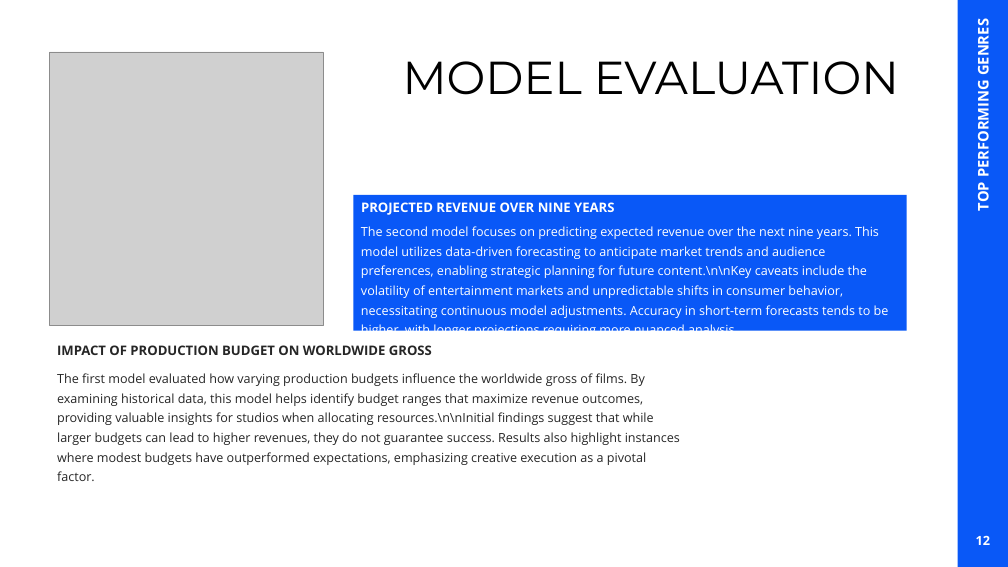
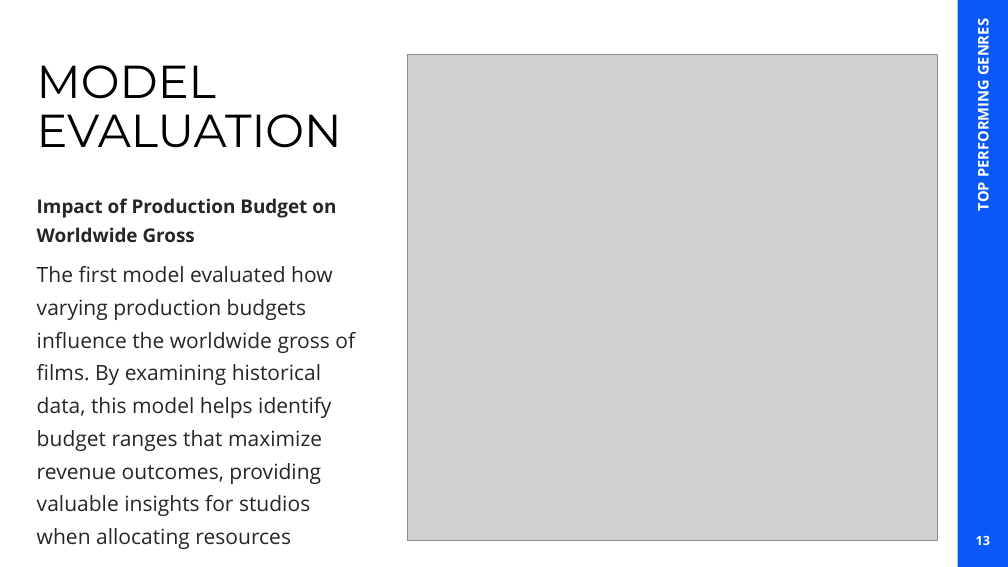
Before and after one commit to mikabenson/PHASE2_PROJECT-inferential-statistics-, a slide deck: slide 13 of Phase 2 Project_Group 5.pptx (slide 12 before the commit). Drawn at 1008x567 pixels with LibreOffice and Linux fonts; fonts in the diff are those of the drawing; grey boxes stand for pictures. Boxes give left, top, right and bottom in pixels: in the first picture for what was removed or moved away, otherwise in the second. Text is boxed around its words. In the diff, an @@ line names an element or a change of style, - is before the commit and + after.

```diff
--- a/Phase 2 Project_Group 5.pptx
+++ b/Phase 2 Project_Group 5.pptx
@@ title "MODEL EVALUATION": place and size @@
-title "MODEL EVALUATION" at (403,61,899,95)
+title "MODEL EVALUATION" at (37,65,342,148)
@@ title "MODEL EVALUATION" at (37,65,342,148): alignment right to left @@
@@ picture removed at (50,52,324,326) @@
@@ picture added at (408,54,938,541) @@
@@ text at (37,198,336,242): text changed; size 12.5 to 18 pt @@
-IMPACT OF PRODUCTION BUDGET ON WORLDWIDE GROSS
+Impact of Production Budget on Worldwide Gross
@@ rectangle removed at (354,195,907,331) @@
@@ text removed at (361,202,614,215) @@
-PROJECTED REVENUE OVER NINE YEARS
@@ text removed at (361,226,889,338) @@
-The second model focuses on predicting expected revenue over the next nine years. This model utilizes data-driven forecasting to anticipate market trends and audience preferences, enabling strategic planning for future content.\n\nKey caveats include the volatility of entertainment markets and unpredictable shifts in consumer behavior, necessitating continuous model adjustments. Accuracy in short-term forecasts tends to be higher, with longer projections requiring more nuanced analysis.
@@ text at (37,266,355,549): text changed; size 12 to 20 pt @@
-The first model evaluated how varying production budgets influence the worldwide gross of films. By examining historical data, this model helps identify budget ranges that maximize revenue outcomes, providing valuable insights for studios when allocating resources.\n\nInitial findings suggest that while larger budgets can lead to higher revenues, they do not guarantee success. Results also highlight instances where modest budgets have outperformed expectations, emphasizing creative execution as a pivotal factor.
+The first model evaluated how varying production budgets influence the worldwide gross of films. By examining historical data, this model helps identify budget ranges that maximize revenue outcomes, providing valuable insights for studios when allocating resources
```
Also in this commit, not shown: 13 other slides changed, 3 slides added, 1 slide removed, 2 other files.
